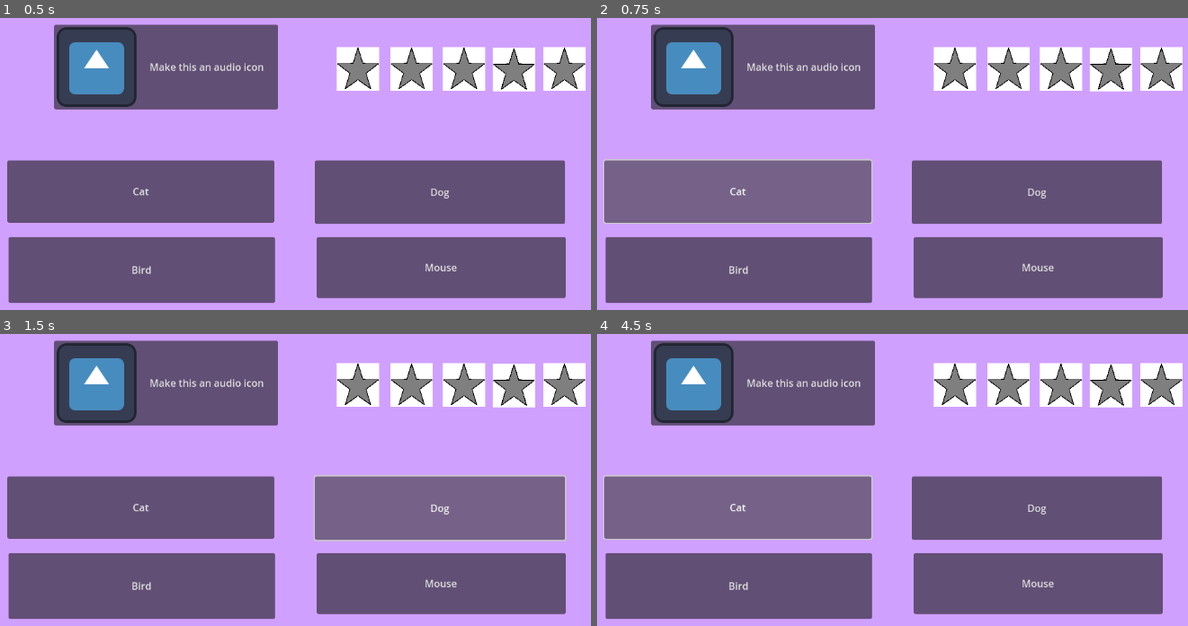
Above: before the commit, frames 1-4 (two rows, left to right).
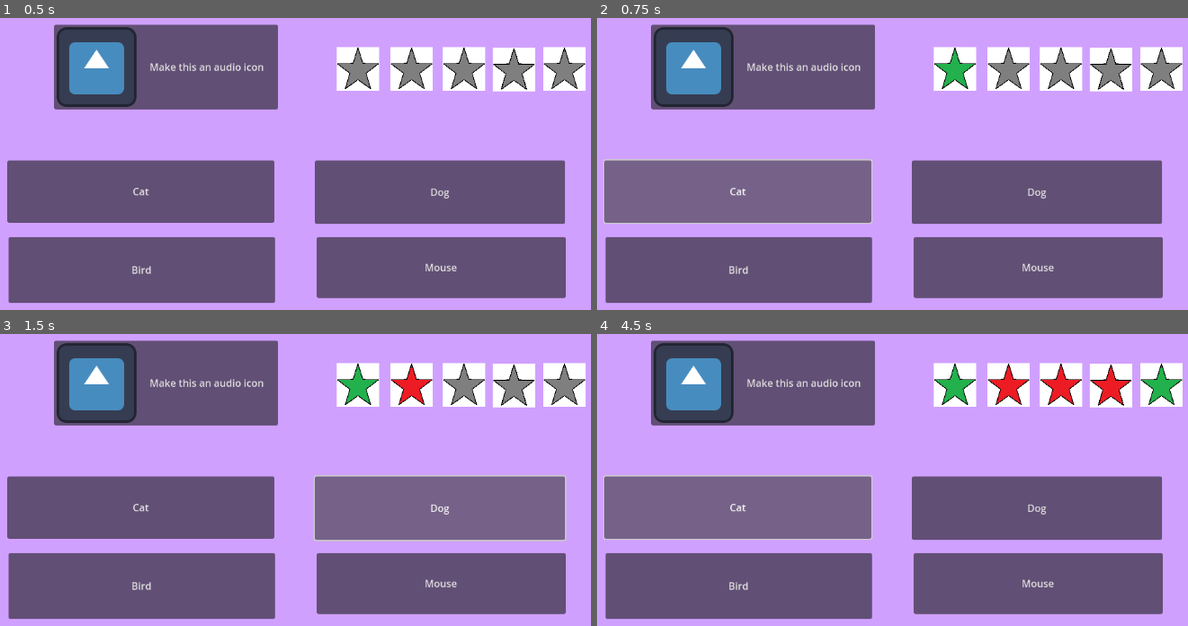
Above: after the commit, the same moments.

Repository: thorkel2/Auditory-Ace
Game: Godot game, scene res://Scenes/Exercise One.tscn
Two runs of this game, one before a commit and one after it. Both use one fixed random seed, a clock stepped at 60 frames per second and the inputs below. This scene is started directly instead of the project's main scene. The engine's default icon, where the game draws it, is replaced by a stand-in: a white triangle on a blue panel in a dark square.
Inputs:
- Up to frame 1 (0.5 s): no input
- Up to frame 2 (0.75 s): click "Cat" at 0.5 s
- Up to frame 3 (1.5 s): click "Dog" at 1.25 s
- Up to frame 4 (4.5 s): click "Bird" at 2 s; click "Mouse" at 2.75 s; click "Make this an audio icon" at 3.5 s; click "Cat" at 4.25 s

Frame 1 is identical in both runs. In frame 2, 0.3% of the frame differs, in the area x 57-64%, y 11-24%; in frame 3, 0.6%; in frame 4, 1.5%, in the area x 57-99%, y 11-24%.
Error in both runs: Invalid access of index '0' on a base object of type: 'Array[Dictionary]'. (res://Scripts/TextToSpeech.gd:15)

Commit message:
Fixed buttons

Diff:
--- a/App-Files/Scenes/Exercise One.tscn
+++ b/App-Files/Scenes/Exercise One.tscn
@@ -3,7 +3,6 @@
 [ext_resource type="Script" path="res://Scripts/Exercise One.gd" id="1_1jox1"]
 [ext_resource type="Texture2D" uid="uid://cykxrjfap6ceb" path="res://Artwork/icon.svg" id="2_fvck8"]
 [ext_resource type="Texture2D" uid="uid://rv8kaeg7qltk" path="res://Artwork/starGray.png" id="3_r8cxn"]
-
 
 [node name="ExerciseOne" type="Node2D"]
 script = ExtResource("1_1jox1")
@@ -46,7 +45,6 @@
 text = "Mouse"
 
 [node name="Sound Button" type="Button" parent="Button"]
-
 offset_left = 192.0
 offset_top = 70.0
 offset_right = 551.0
@@ -80,3 +78,9 @@
 position = Vector2(1010, 141)
 scale = Vector2(0.25, 0.25)
 texture = ExtResource("3_r8cxn")
+
+[connection signal="pressed" from="Button/Button1" to="." method="onButton1Pressed"]
+[connection signal="pressed" from="Button/Button2" to="." method="onButton2Pressed"]
+[connection signal="pressed" from="Button/Button3" to="." method="onButton3Pressed"]
+[connection signal="pressed" from="Button/Button4" to="." method="onButton4Pressed"]
+[connection signal="pressed" from="Button/Sound Button" to="." method="onSoundButtonPressed"]
